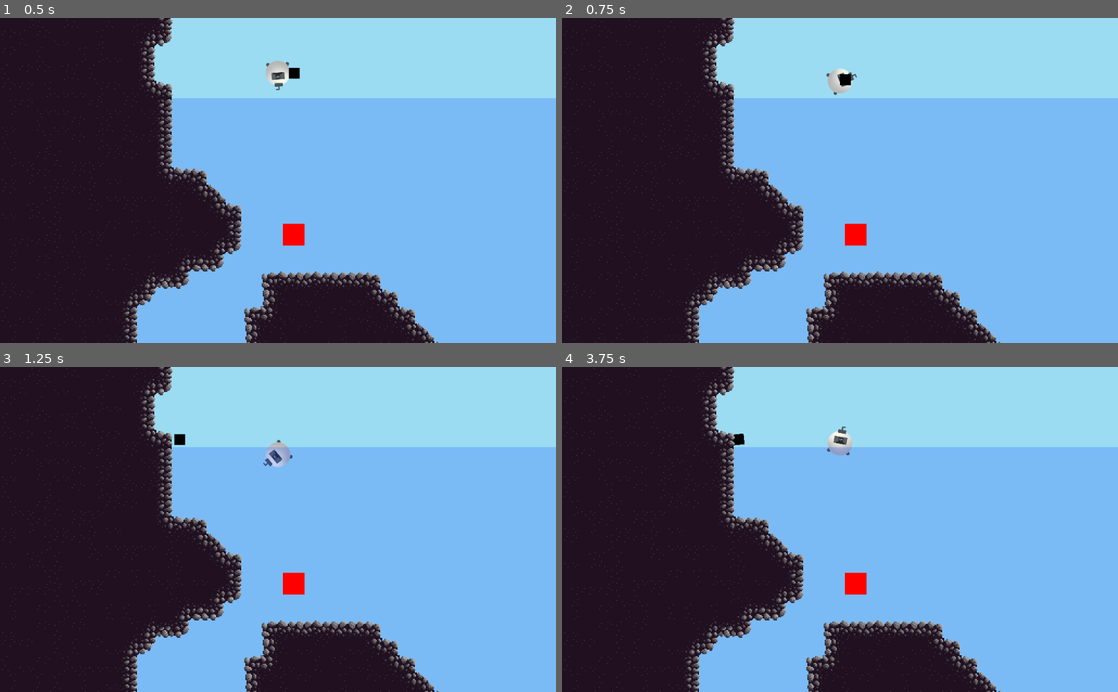
Above: before the commit, frames 1-4 (two rows, left to right).
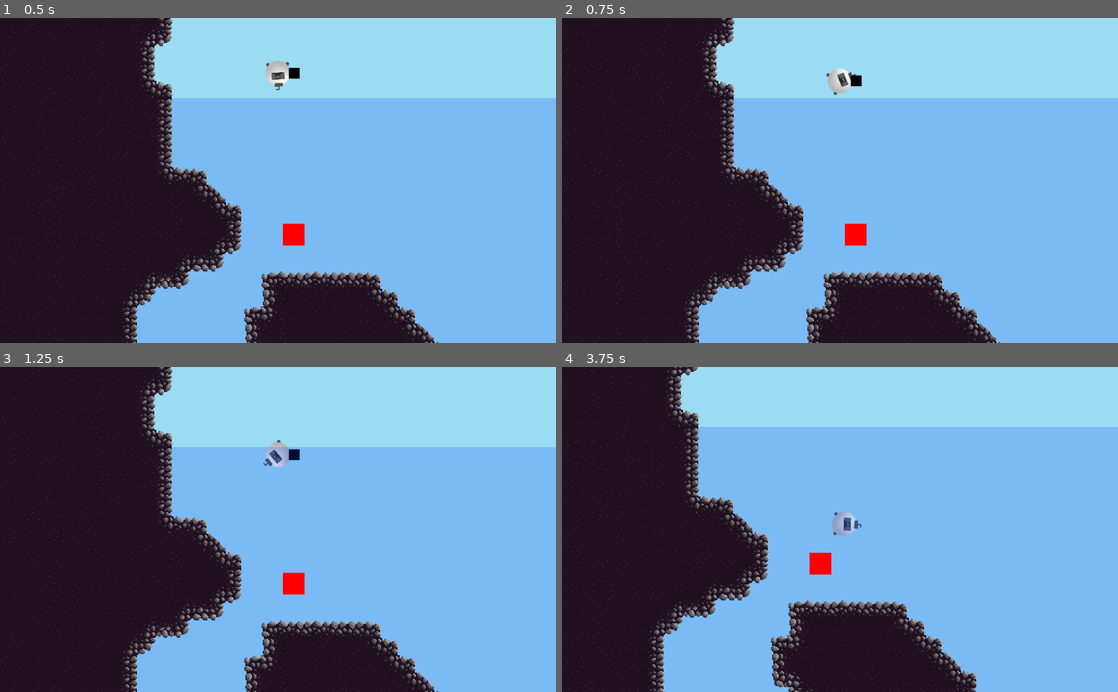
Above: after the commit, the same moments.

Repository: its-dlh/brackeys-2023.2
Game: Godot game, scene res://World/World.tscn
Two runs of this game, one before a commit and one after it. Both use one fixed random seed, a clock stepped at 60 frames per second and the inputs below.
Inputs (mouse positions are in pixels of both pictures, inside the frame that each line leads up to):
- Up to frame 1 (0.5 s): no input
- Up to frame 2 (0.75 s): move the mouse to (962, 164) at 0.52 s; hold Right (ui_right) from 0.53 s (still down); click (962, 164) at 0.67 s
- Up to frame 3 (1.25 s): keep holding Right (ui_right)
- Up to frame 4 (3.75 s): move the mouse to (728, 545) at 1.27 s; release Right (ui_right) at 1.28 s; hold Left (ui_left) 1.28-2.03 s; click (728, 545) at 1.42 s; move the mouse to (895, 458) at 2.02 s; hold Right (ui_right) 2.03-2.78 s; click (895, 458) at 2.17 s; move the mouse to (812, 594) at 2.77 s; hold Up (ui_up) 2.78-3.53 s; click (812, 594) at 2.92 s; move the mouse to (1006, 578) at 3.52 s; hold Left (ui_left) from 3.53 s (still down); click (1006, 578) at 3.67 s

Frame 1 is identical in both runs. In frame 2, 0.1% of the frame differs, in the area x 50-54%, y 17-22%; in frame 3, 0.1%; in frame 4, 18%, in the area x 0-100%, y 0-100%.

Commit message:
Jointless anchoring

Diff:
--- a/Player/Chain.gd
+++ /dev/null
@@ -1,16 +0,0 @@
-extends DampedSpringJoint2D
-
-
-# Declare member variables here. Examples:
-# var a = 2
-# var b = "text"
-
-
-# Called when the node enters the scene tree for the first time.
-func _ready():
-	pass # Replace with function body.
-
-
-# Called every frame. 'delta' is the elapsed time since the previous frame.
-#func _process(delta):
-#	pass
--- a/Player/Player.gd
+++ b/Player/Player.gd
@@ -1,56 +1,79 @@
-extends Node2D
+extends RigidBody2D
 
-export var max_throw_distance = 300
-export var throw_speed = 400
-export var anchor_slack = 10
+enum PlayerStates {DEFAULT, HOOKED}
+enum HookStates {NONE, EXTEND, RETRACT_TO_PLAYER}
 
-onready var rigid_body = $RigidBody
-onready var anchor = $Anchor
+export var target_movement_time = 0.2
+export var target_accel_time = 0.1
+export var max_torque: float = 1000
 
-var hook_state = HookStates.idle
-var is_pinned = false
-var anchor_pin: PinJoint2D = null
+onready var hook = $Anchor
+onready var hook_shape := $Anchor/CollisionShape2D
 
-enum HookStates {
-	idle,
-	extended,
-	stuck
-}
+const HOOK_MAX_LENGTH = 600.0
+const HOOK_SPEED = 800.0
+const PLAYER_HOOK_SPEED = 600.0
 
-# Called when the node enters the scene tree for the first time.
-func _ready():
-	pass
+var hook_direction: Vector2
+var player_state = PlayerStates.DEFAULT
+var hook_state = HookStates.NONE
 
 func _physics_process(delta):
-	if anchor.position.distance_to(rigid_body.position) > max_throw_distance and hook_state != HookStates.stuck and not is_pinned:
-		is_pinned = true
-		anchor_pin = PinJoint2D.new()
-		anchor_pin.position = rigid_body.position
-		anchor_pin.node_a = rigid_body.get_path()
-		anchor_pin.node_b = anchor.get_path()
+	look_follow(global_position, get_global_mouse_position())
 
-		add_child(anchor_pin)
+	match player_state:
+		PlayerStates.DEFAULT:
+			pass
+		PlayerStates.HOOKED:
+			var collision = get_colliding_bodies()
+			if not collision.empty():
+				player_state = PlayerStates.DEFAULT
+				hide_hook()
+			elif global_position.distance_to(hook.global_position) <= PLAYER_HOOK_SPEED * delta:
+				global_position = hook.global_position
+				player_state = PlayerStates.DEFAULT
+				hide_hook()
+			if Input.is_action_pressed("ui_left") or Input.is_action_pressed("ui_right"):
+				player_state = PlayerStates.DEFAULT
+				hook_state = HookStates.RETRACT_TO_PLAYER
+			if Input.is_action_pressed("ui_up"):
+				player_state = PlayerStates.DEFAULT
+				hook_state = HookStates.RETRACT_TO_PLAYER
+	match hook_state:
+		HookStates.EXTEND:
+			hook.global_position += hook_direction * HOOK_SPEED * delta
+			if hook.global_position.distance_to(global_position) >= HOOK_MAX_LENGTH:
+				hook_state = HookStates.RETRACT_TO_PLAYER
+				hook_shape.call_deferred("set_disabled", true)
+		HookStates.RETRACT_TO_PLAYER:
+			hook.global_position += hook.global_position.direction_to(global_position) * HOOK_SPEED * delta
+			if hook.global_position.distance_to(global_position) <= HOOK_SPEED * delta:
+				hook_state = HookStates.NONE
+				hide_hook()
 
-func _input(event):
-	if event is InputEventMouseButton and event.button_index == BUTTON_LEFT and event.pressed:
-		if hook_state == HookStates.idle:
-			hook_state = HookStates.extended
-			var impulse_vector = Vector2(throw_speed, 0).rotated(rigid_body.rotation)
-			anchor.apply_impulse(Vector2(), impulse_vector)
+func _on_Anchor_body_entered(_body):
+	player_state = PlayerStates.HOOKED
+	apply_impulse(Vector2.ZERO, global_position.direction_to(hook.global_position) * PLAYER_HOOK_SPEED)
+	hook_state = HookStates.NONE
+	hook_shape.call_deferred("set_disabled", true)
 
+func look_follow(current_position, target_position):
+	var target_angle = atan2(target_position.y - current_position.y, target_position.x - current_position.x)
+	var current_angle = rotation
+	var difference = target_angle - current_angle
 
-func _on_Anchor_body_entered(body):
-	if (hook_state == HookStates.extended):
-		hook_state = HookStates.stuck
-		anchor.sleeping = true
-		var chain = DampedSpringJoint2D.new()
-		chain.stiffness = 0
-		chain.damping = 0
-		chain.position = rigid_body.position
-		chain.rest_length = rigid_body.position.distance_to(body.position)
-		chain.length = chain.rest_length + anchor_slack
-		chain.rotation = rad2deg(rigid_body.position.angle_to(body.position))
-		chain.node_a = rigid_body.get_path()
-		chain.node_b = body.get_path()
+	if difference > PI:
+		difference -= PI * 2
+	elif difference < -PI:
+		difference += PI * 2
 
-		add_child(chain)
+	attempt_angular_velocity(difference / target_movement_time)
+
+func attempt_angular_velocity(target_velocity: float):
+	var target_acceleration = (target_velocity - angular_velocity) / target_accel_time
+	var target_torque = inertia * target_acceleration
+	add_torque(clamp(target_torque, -max_torque, max_torque))
+
+func hide_hook():
+	hook.hide()
+	hook_shape.call_deferred("set_disabled", true)
--- a/Player/Player.tscn
+++ b/Player/Player.tscn
@@ -1,7 +1,6 @@
-[gd_scene load_steps=6 format=2]
+[gd_scene load_steps=5 format=2]
 
 [ext_resource path="res://Player/Player.gd" type="Script" id=1]
-[ext_resource path="res://Player/RigidBody.gd" type="Script" id=2]
 [ext_resource path="res://Player/Player.png" type="Texture" id=3]
 
 [sub_resource type="CircleShape2D" id=1]
@@ -9,26 +8,19 @@
 
 [sub_resource type="RectangleShape2D" id=2]
 
-[node name="Player" type="Node2D"]
+[node name="Player" type="RigidBody2D"]
+contacts_reported = 1
+contact_monitor = true
+angular_damp = 10.5
 script = ExtResource( 1 )
 __meta__ = {
 "_edit_group_": true
 }
 
-[node name="RigidBody" type="RigidBody2D" parent="."]
-angular_damp = 10.5
-script = ExtResource( 2 )
-__meta__ = {
-"_edit_group_": true
-}
+[node name="CollisionShape2D" type="CollisionShape2D" parent="."]
+shape = SubResource( 1 )
 
-[node name="CollisionShape2D" type="CollisionShape2D" parent="RigidBody"]
-shape = SubResource( 1 )
-__meta__ = {
-"_edit_group_": true
-}
-
-[node name="Sprite" type="Sprite" parent="RigidBody"]
+[node name="Sprite" type="Sprite" parent="."]
 rotation = -1.57079
 scale = Vector2( 0.5, 0.5 )
 texture = ExtResource( 3 )
@@ -39,9 +31,6 @@
 collision_mask = 2
 contacts_reported = 1
 contact_monitor = true
-__meta__ = {
-"_edit_group_": true
-}
 
 [node name="CollisionShape2D" type="CollisionShape2D" parent="Anchor"]
 position = Vector2( 0, 30 )
--- a/Player/RigidBody.gd
+++ /dev/null
@@ -1,26 +0,0 @@
-extends RigidBody2D
-
-export var target_movement_time = 0.2
-export var target_accel_time = 0.1
-export var max_torque: float = 1000
-
-func look_follow(current_position, target_position):
-	var target_angle = atan2(target_position.y - current_position.y, target_position.x - current_position.x)
-	var current_angle = rotation
-	var difference = target_angle - current_angle
-
-	if difference > PI:
-		difference -= PI * 2
-	elif difference < -PI:
-		difference += PI * 2
-
-	attempt_angular_velocity(difference / target_movement_time)
-
-# func _integrate_forces(state):
-func _physics_process(_delta):
-	look_follow(global_position, get_global_mouse_position())
-
-func attempt_angular_velocity(target_velocity: float):
-	var target_acceleration = (target_velocity - angular_velocity) / target_accel_time
-	var target_torque = inertia * target_acceleration
-	add_torque(clamp(target_torque, -max_torque, max_torque))
